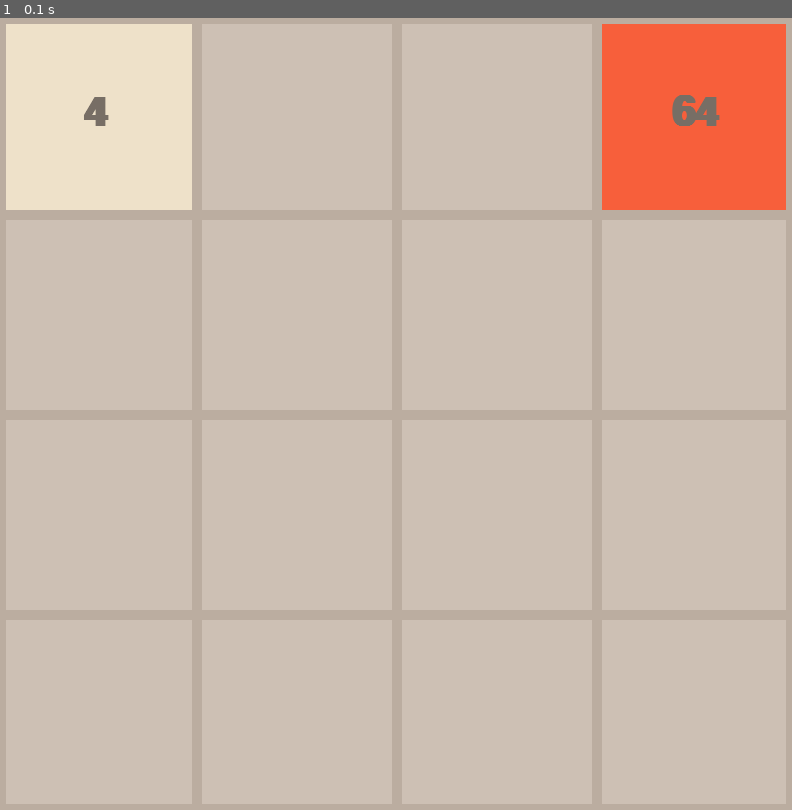
Above: before the commit, frame 1.
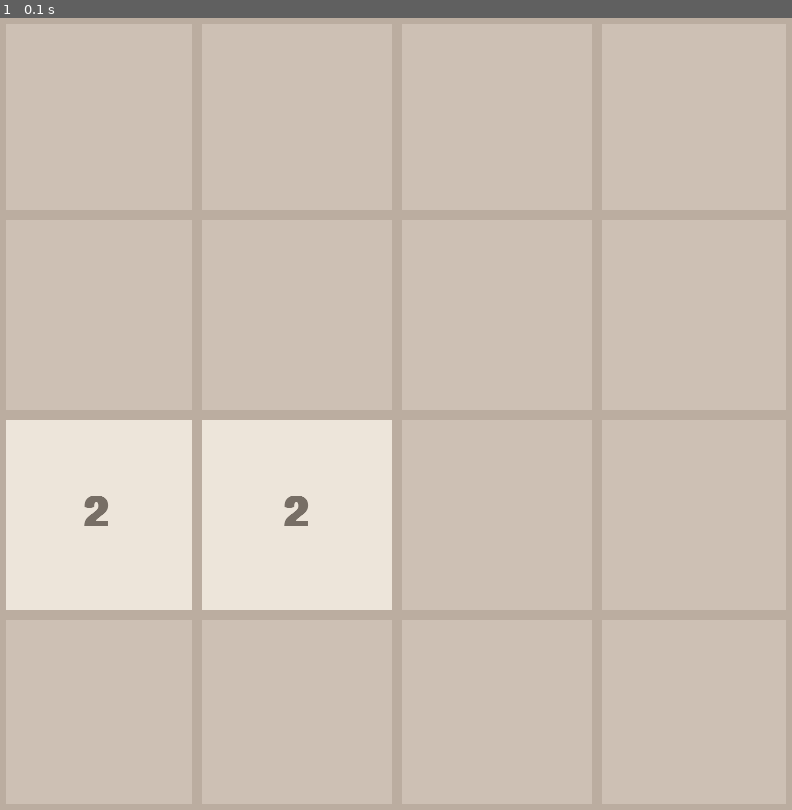
Above: after the commit, the same moment.

Repository: Ebrahimakbari/2048-pygame
Game: pygame game, started from main.py
Two runs of this game, one before a commit and one after it. Both use one fixed random seed, a clock stepped at 60 frames per second and the inputs below.
Inputs:
- Up to frame 1 (0.1 s): no input

The runs differ from the first frame. In frame 1, 22% of the frame differs, in the area x 0-100%, y 0-75%.

Commit message:
generated first two tile

Diff:
--- a/main.py
+++ b/main.py
@@ -1,5 +1,6 @@
 import pygame
 import math
+import random
 
 pygame.init()
 
@@ -56,6 +57,26 @@
         )
         )
 
+
+def get_random_pos(tiles):
+    row = None
+    col = None
+    while True:
+        row = random.randrange(0,ROWS)
+        col = random.randrange(0,COLUMNS)
+        if f'{row}{col}' not in tiles:
+            break
+    return row,col
+
+
+def generate_tiles():
+    tiles = {}
+    for _ in range(2):
+        row , col = get_random_pos(tiles)
+        tiles[f'{row}{col}']=Tile(2,row,col)
+    return tiles
+
+
 def draw_grid(window):
     for row in range(1,ROWS):
         y = row * RECT_HEIGHT
@@ -67,6 +88,7 @@
 
     pygame.draw.rect(window, OUTLINE_COLOR, (0,0,WIDTH,HEIGHT), OUTLINE_THICKNESS)
 
+
 def draw(window,tiles):
     window.fill(BACKGROUND_COLOR)
     for tile in tiles.values():
@@ -75,10 +97,11 @@
     draw_grid(window)
     pygame.display.update()
 
+
 def main(window):
     clock = pygame.time.Clock()
     run = True
-    tiles = {'00':Tile(4,0,0),'03':Tile(64,0,3)}
+    tiles = generate_tiles()
     while run:
         clock.tick(FPS)
         for event in pygame.event.get():
